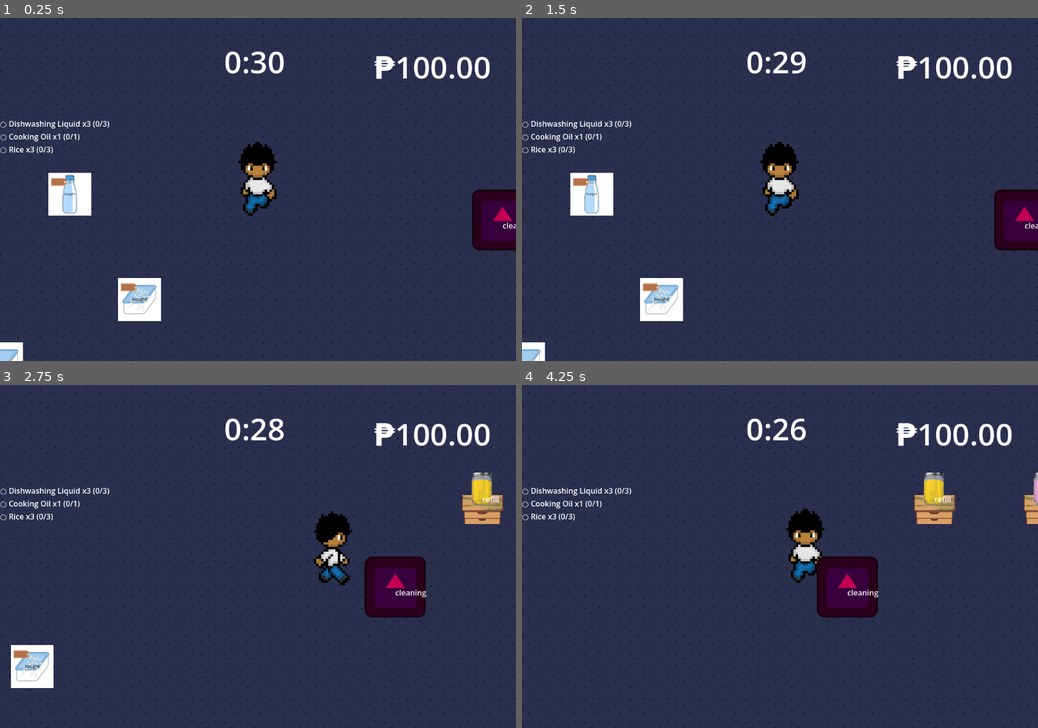
Above: before the commit, frames 1-4 (two rows, left to right).
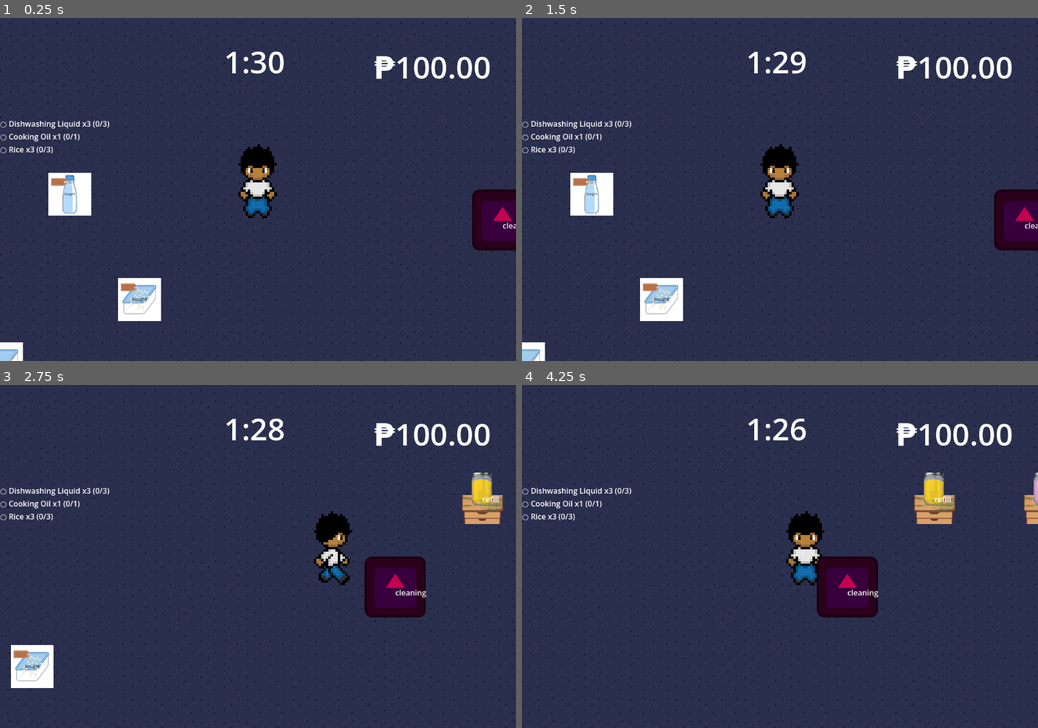
Above: after the commit, the same moments.

Repository: thisotherguyalso/KAILOG-Game
Game: Godot game, scene res://main.tscn
The game is run twice, just before and just after one commit, with the same random seed, the same clock (stepped at 60 frames per second) and the same inputs. The engine's default icon, where the game draws it, is replaced by a stand-in: a white triangle on a blue panel in a dark square.
Inputs (mouse positions are in pixels of both pictures, inside the frame that each line leads up to):
- Up to frame 1 (0.25 s): no input
- Up to frame 2 (1.5 s): drag from (656, 330) to (594, 192) at 0.52 s; drag from (718, 330) to (594, 192) at 1.27 s
- Up to frame 3 (2.75 s): move the mouse to (258, 697) at 2.02 s; hold Right (ui_right) from 2.03 s (still down); hold Shift (sprint) from 2.03 s (still down); click (258, 697) at 2.17 s
- Up to frame 4 (4.25 s): release Right (ui_right) at 2.75 s; release Shift (sprint) at 2.75 s; drag from (841, 697) to (919, 587) at 2.77 s; drag from (903, 697) to (805, 556) at 3.52 s

The runs differ from the first frame. In frame 1, 0.7% of the frame differs, in the area x 43-54%, y 9-59%; in frame 2, 0.7%; in frame 3, 0.1%; in frame 4, 0.7%.

Commit message:
idle anim

Diff:
--- a/kailog-demo/Player/movement_component.gd
+++ b/kailog-demo/Player/movement_component.gd
@@ -24,8 +24,10 @@
 		$"../Sprite2D".play('right')
 	elif velocity.y < 0:
 		$"../Sprite2D".play('up')
+	elif velocity.y > 0:
+		$"../Sprite2D".play('down')
 	else:
-		$"../Sprite2D".play('down')
+		$"../Sprite2D".play('idle')
 
 	var direction = Input.get_vector("ui_left", "ui_right", "ui_up", "ui_down")
 	if direction:
--- a/kailog-demo/Player/player.tscn
+++ b/kailog-demo/Player/player.tscn
@@ -73,6 +73,14 @@
 }, {
 "frames": [{
 "duration": 1.0,
+"texture": SubResource("AtlasTexture_fhl08")
+}],
+"loop": true,
+"name": &"idle",
+"speed": 5.0
+}, {
+"frames": [{
+"duration": 1.0,
 "texture": SubResource("AtlasTexture_00tjw")
 }, {
 "duration": 1.0,
@@ -128,7 +136,8 @@
 position = Vector2(-0.99999994, -19.999998)
 scale = Vector2(5, 5)
 sprite_frames = SubResource("SpriteFrames_b1ygp")
-animation = &"right"
+animation = &"idle"
+autoplay = "idle"
 
 [node name="CollisionShape2D" type="CollisionShape2D" parent="." unique_id=1652575677]
 position = Vector2(0, 32)
--- a/kailog-demo/main.tscn
+++ b/kailog-demo/main.tscn
@@ -227,7 +227,7 @@
 evaluation_screen = NodePath("../CanvasLayer/EvaluationScreen")
 
 [node name="RoundTimer" type="Timer" parent="GameManager" unique_id=1519411665]
-wait_time = 30.0
+wait_time = 90.0
 script = ExtResource("14_w48qg")
 
 [node name="GroceryList" type="Node" parent="GameManager" unique_id=240641678]
@@ -265,8 +265,6 @@
 
 [node name="DLRefillStation3" parent="." unique_id=1055301813 instance=ExtResource("21_a6jrf")]
 position = Vector2(924, -132)
-fill_contents = "Dishwashing Liquid"
-required_container_name = "Bottle"
 
 [node name="ShopStation" parent="." unique_id=1971240148 instance=ExtResource("6_kek77")]
 position = Vector2(1022, 64)
Not shown: 1 places in kailog-demo/main.tscn that only renumber resources
